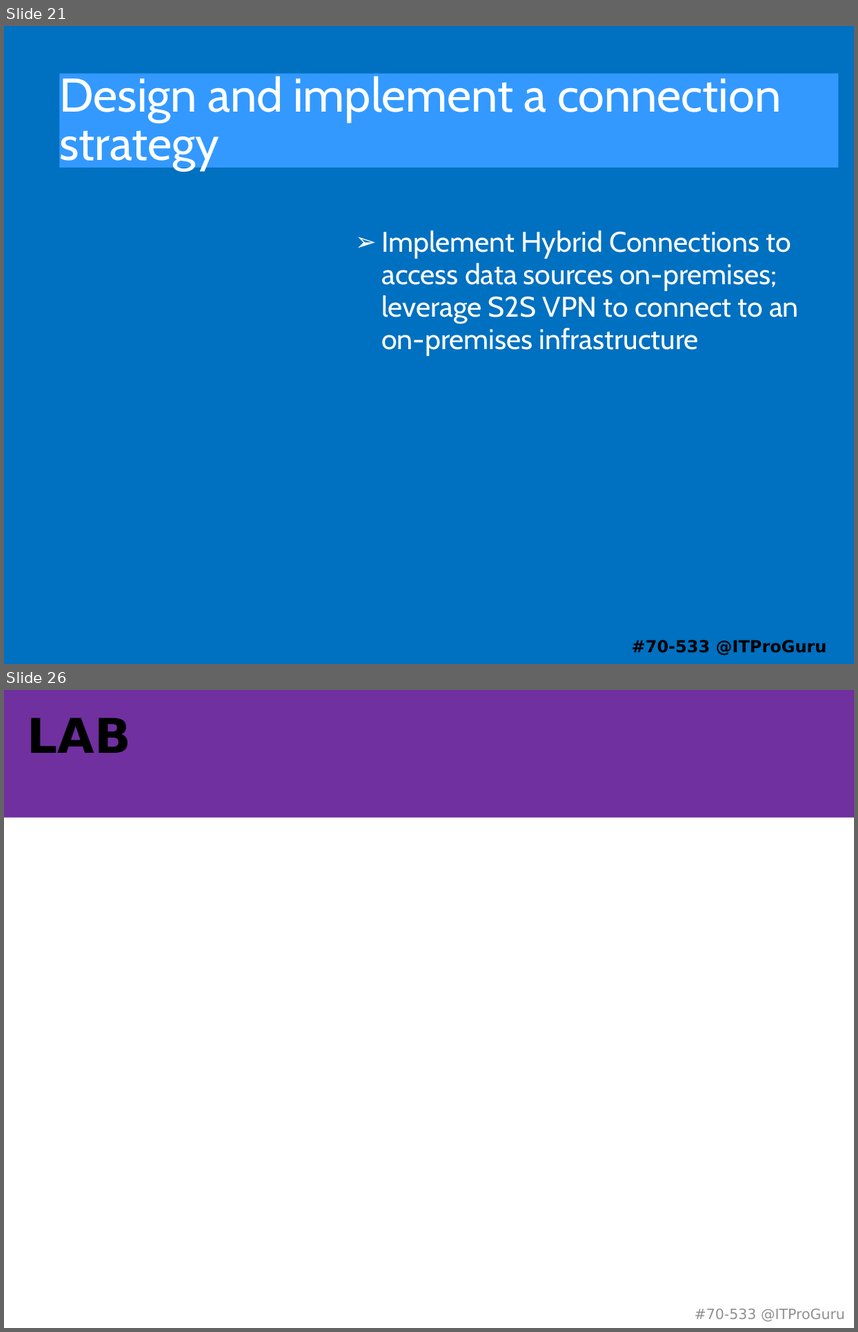
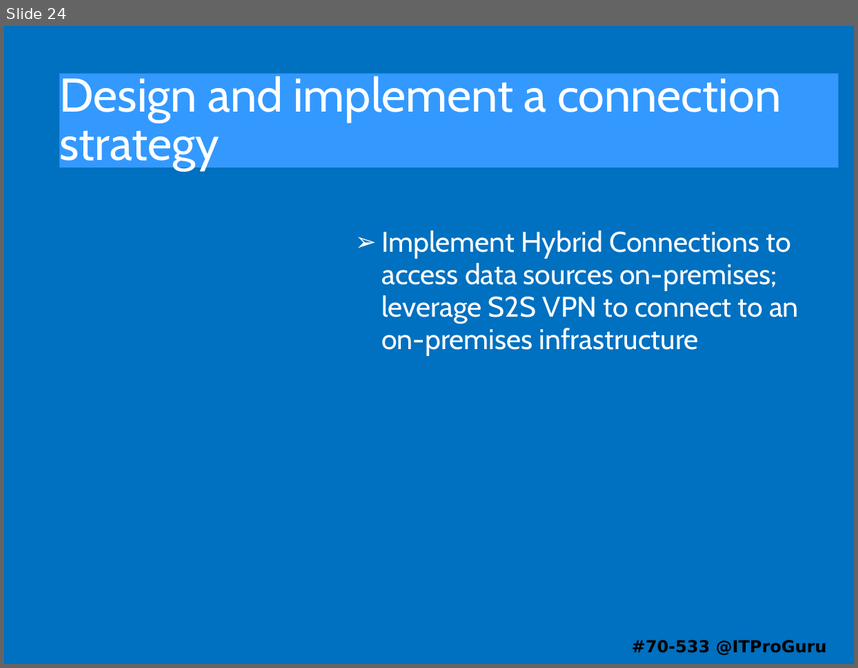
Before and after one commit to guruskill/70-533, a slide deck: 70-533-04-Network.pptx. Shown one above the other, each under a label of ours: slides 21 and 26 before the commit, slide 24 after it; the slides between them are not shown. The pictures are 858x1332 and 858x668 pixels, drawn with LibreOffice and Linux fonts; fonts in the diff are those of the drawing. Boxes give left, top, right and bottom in pixels: in the first picture for what was removed or moved away, otherwise in the second. Text is boxed around its words. In the diff, an @@ line names an element or a change of style, - is before the commit and + after.

```diff
--- a/70-533-04-Network.pptx
+++ b/70-533-04-Network.pptx
@@ slide 26 removed at (4,690,854,1328), background #FFFFFF @@
@@ rectangle removed at (4,690,854,756) @@
@@ rectangle removed at (4,690,854,818) @@
@@ text removed at (27,718,131,753) @@
-LAB
@@ text removed at (695,1308,845,1321) @@
-#70-533 @ITProGuru
@@ what was slide 21 is now slide 24 @@
```
Also in this commit, not shown: 4 slides changed, 7 slides added, 6 other slides removed.
